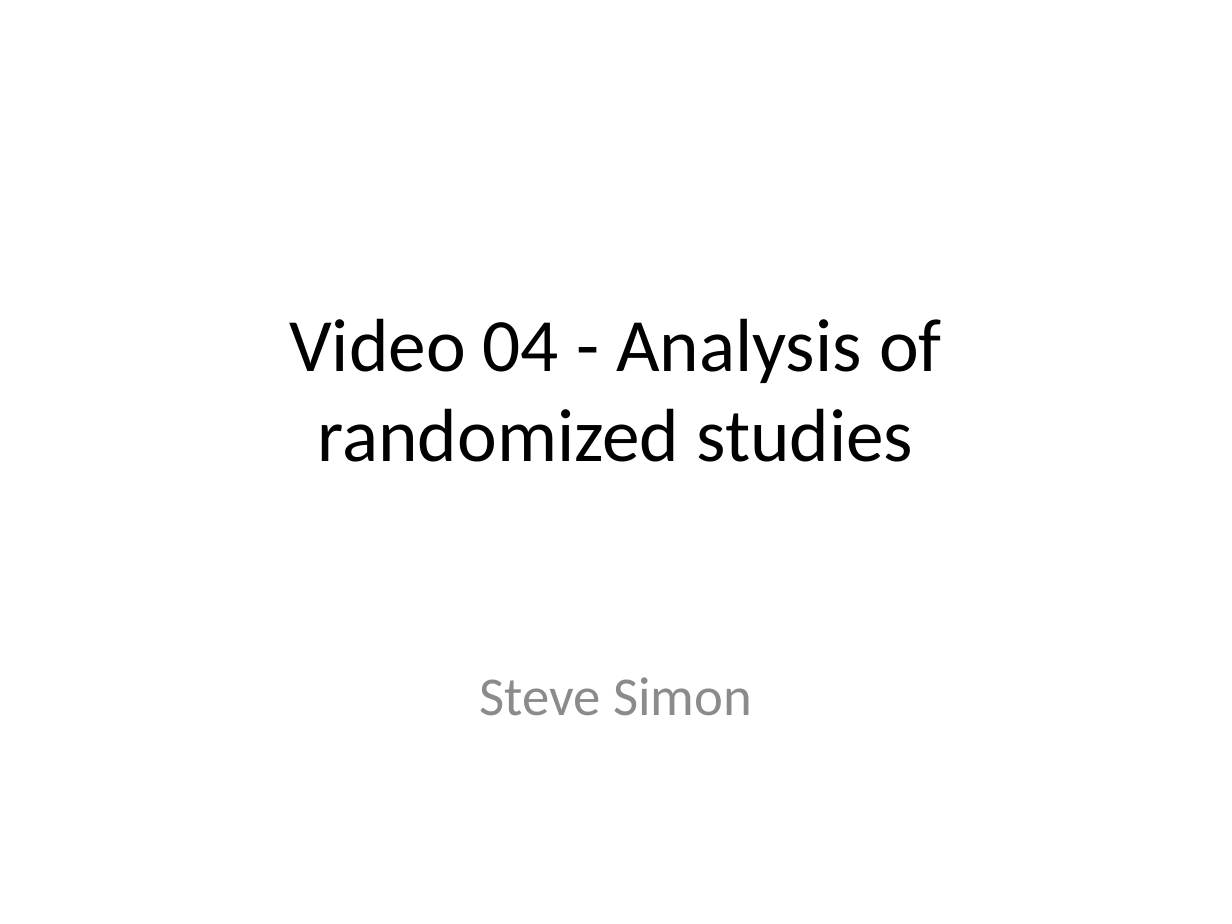
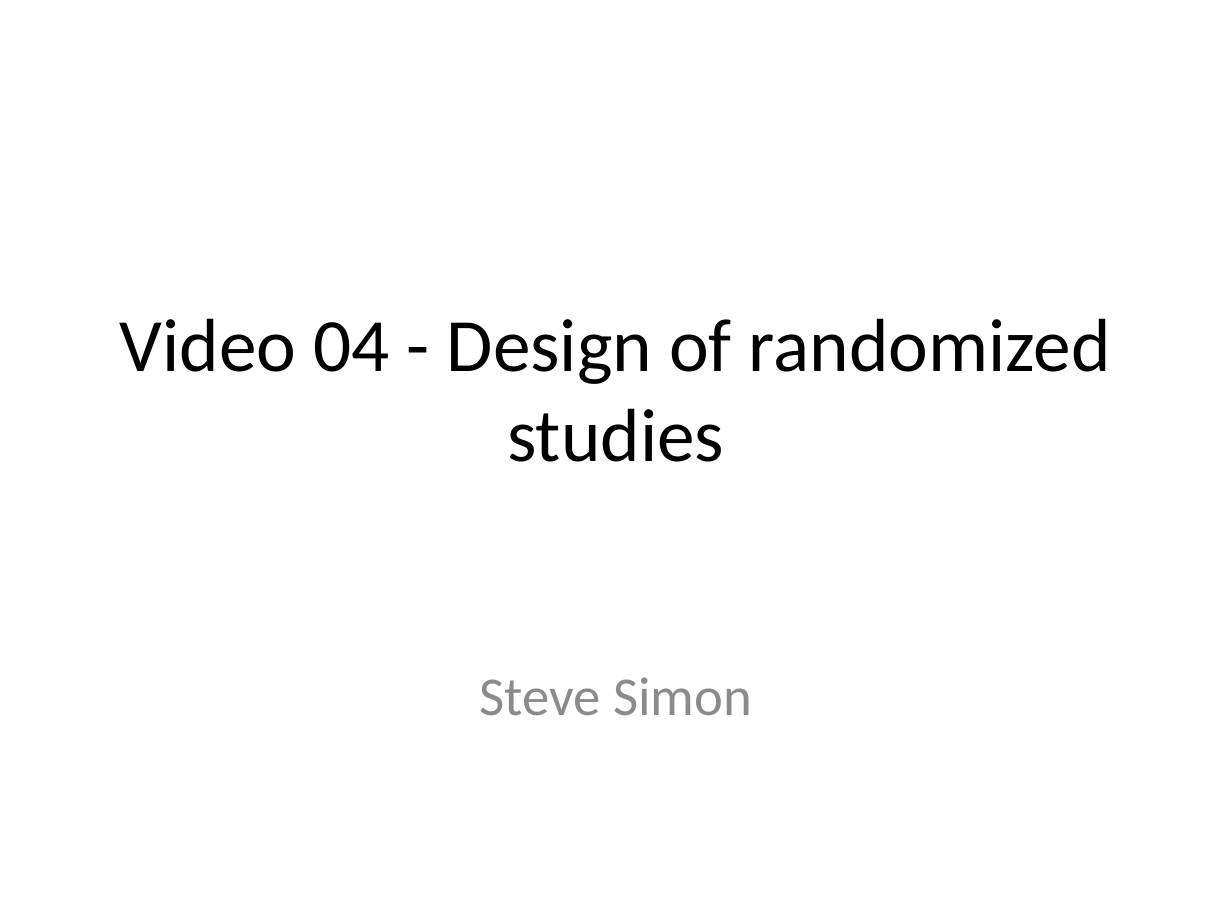
Before and after one commit to classes-medb/5510, a slide deck: slide 1 of src/video-04-randomized-trials.pptx. Drawn at 1232x924 pixels with LibreOffice and Linux fonts; fonts in the diff are those of the drawing. Boxes give left, top, right and bottom in pixels: in the first picture for what was removed or moved away, otherwise in the second. Text is boxed around its words. In the diff, an @@ line names an element or a change of style, - is before the commit and + after.

Commit message:
Finalized video4

```diff
--- a/src/video-04-randomized-trials.pptx
+++ b/src/video-04-randomized-trials.pptx
@@ title at <box>120,318,1111,462</box>: text changed @@
-Video 04 - Analysis of randomized studies
+Video 04 - Design of randomized studies
```
Also in this commit, not shown: 8 other slides changed, 8 slides added, 19 slides removed, 11 other files.
